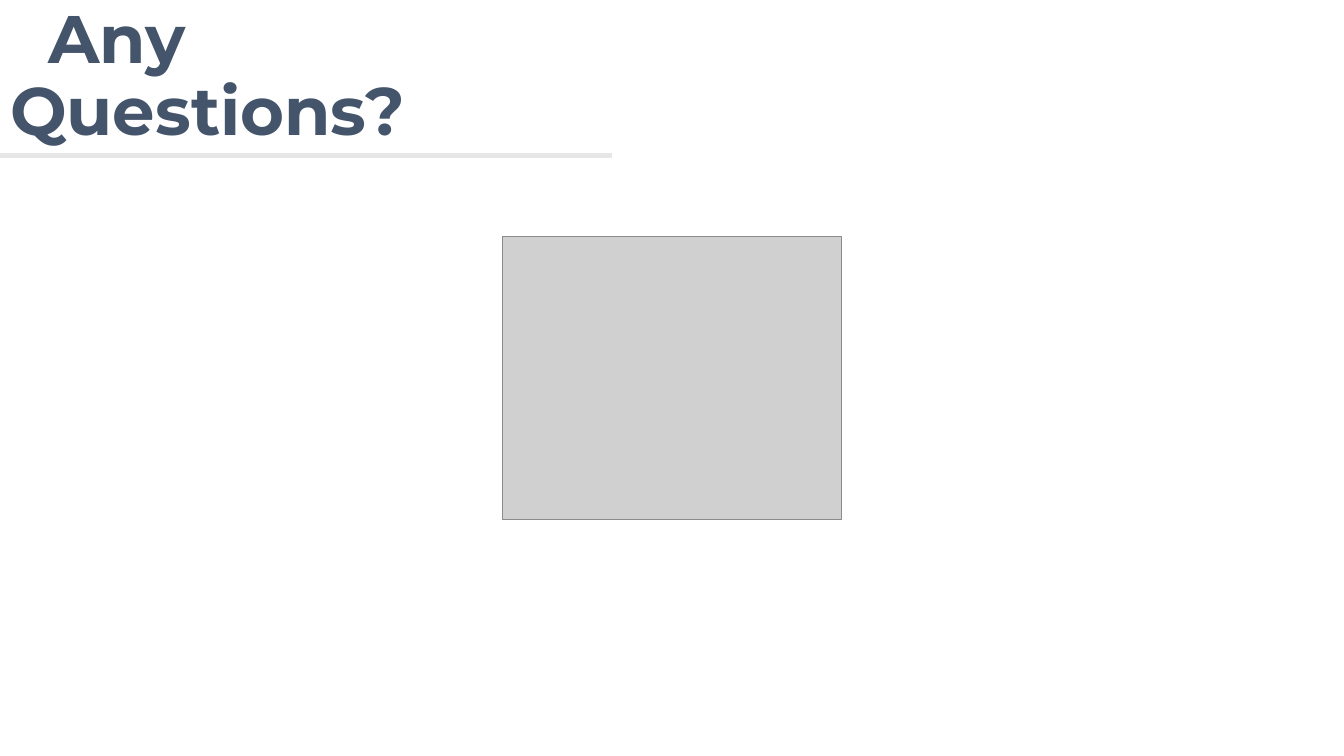
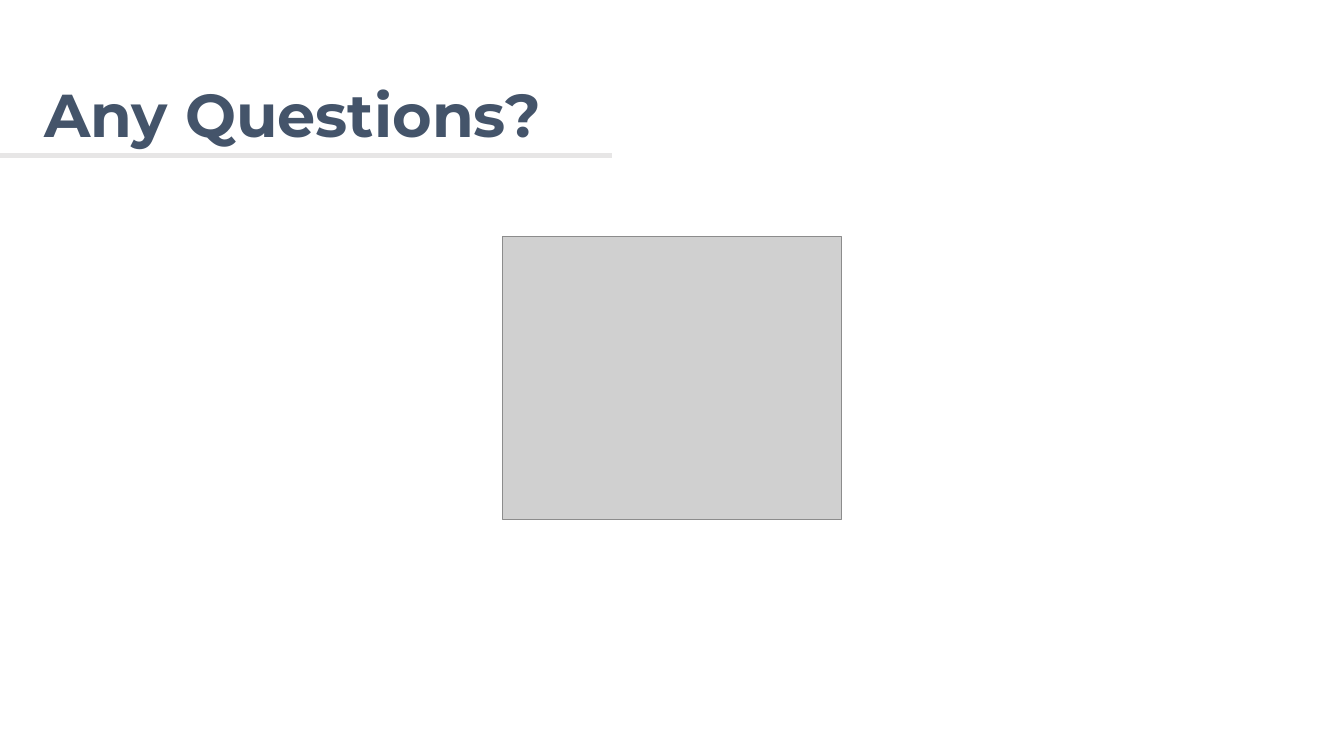
Before and after one commit to avifarah/Know-the-signs-when-and-how-talk-about-drugs, a slide deck: slide 16 of Know the Signs_When and How to Talk about Drugs.pptx. Drawn at 1344x756 pixels with LibreOffice and Linux fonts; fonts in the diff are those of the drawing; grey boxes stand for pictures. Boxes give left, top, right and bottom in pixels: in the first picture for what was removed or moved away, otherwise in the second. Text is boxed around its words. In the diff, an @@ line names an element or a change of style, - is before the commit and + after.

```diff
--- a/Know the Signs_When and How to Talk about Drugs.pptx
+++ b/Know the Signs_When and How to Talk about Drugs.pptx
@@ title "Any Questions?" at box(44, 89, 541, 149): size 48 to 43.2 pt @@
```
Also in this commit, not shown: 1 other slide changed.
